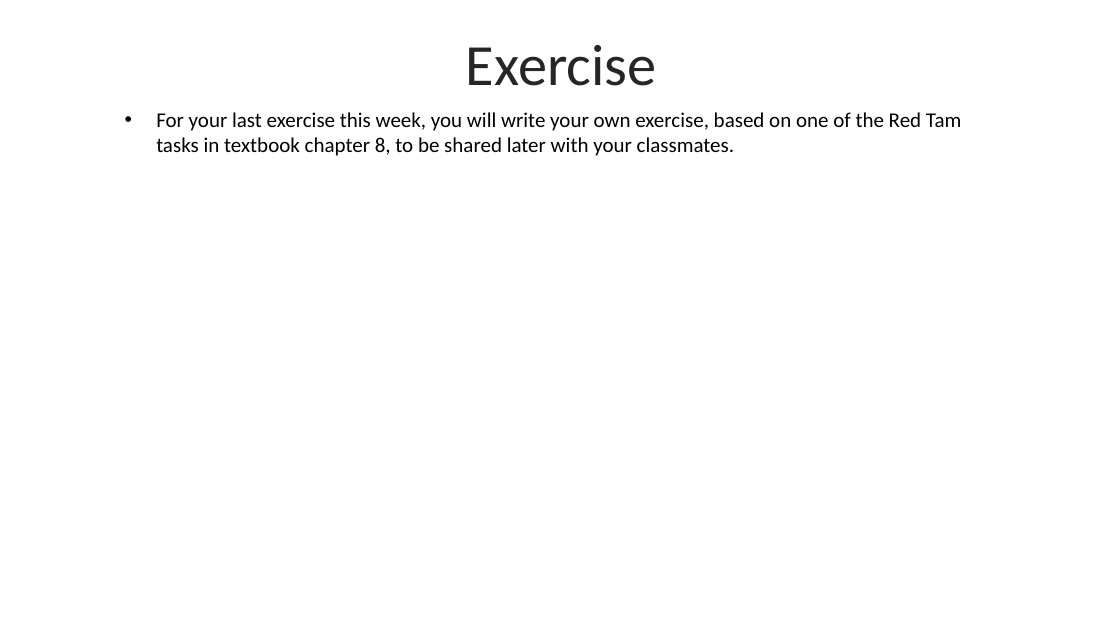
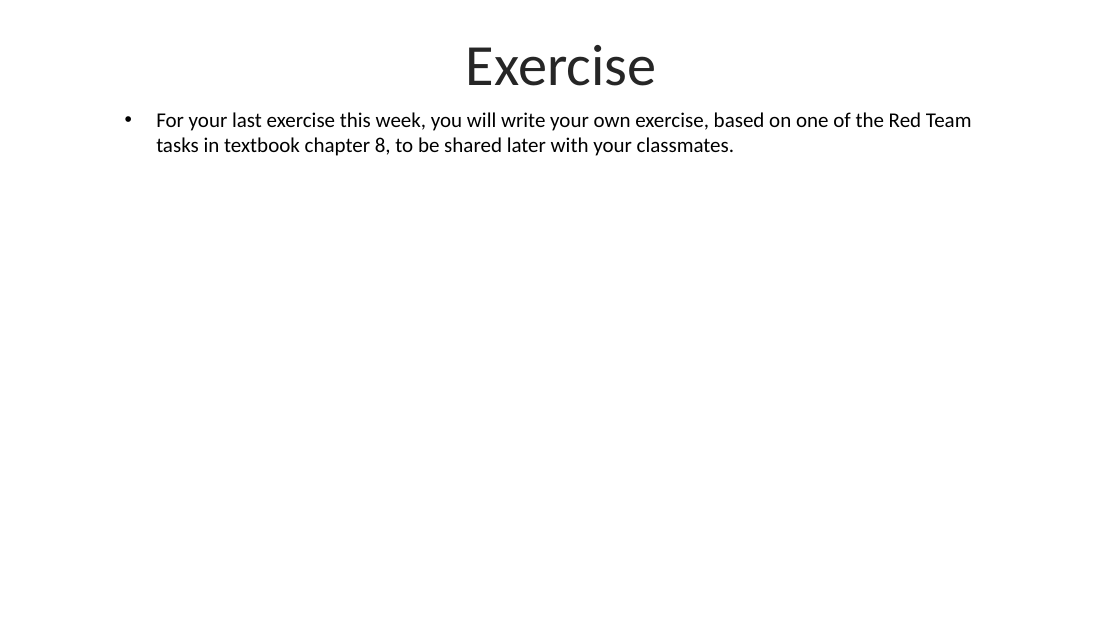
Before and after one commit to byui-cyber360/content, a slide deck: slide 2 of CYBER360-8.4-Red-Team.pptx. Drawn at 1120x630 pixels with LibreOffice and Linux fonts; fonts in the diff are those of the drawing. Boxes give left, top, right and bottom in pixels: in the first picture for what was removed or moved away, otherwise in the second. Text is boxed around its words. In the diff, an @@ line names an element or a change of style, - is before the commit and + after.

Commit message:
new Win11-related updates: Sch. jobs, Modules, Red team

```diff
--- a/CYBER360-8.4-Red-Team.pptx
+++ b/CYBER360-8.4-Red-Team.pptx
@@ text at [156, 112, 972, 156]: text changed @@
-• For your last exercise this week, you will write your own exercise, based on one of the Red Tam tasks in textbook chapter 8, to be shared later with your classmates.
+• For your last exercise this week, you will write your own exercise, based on one of the Red Team tasks in textbook chapter 8, to be shared later with your classmates.
```
Also in this commit, not shown: 3 other files.
